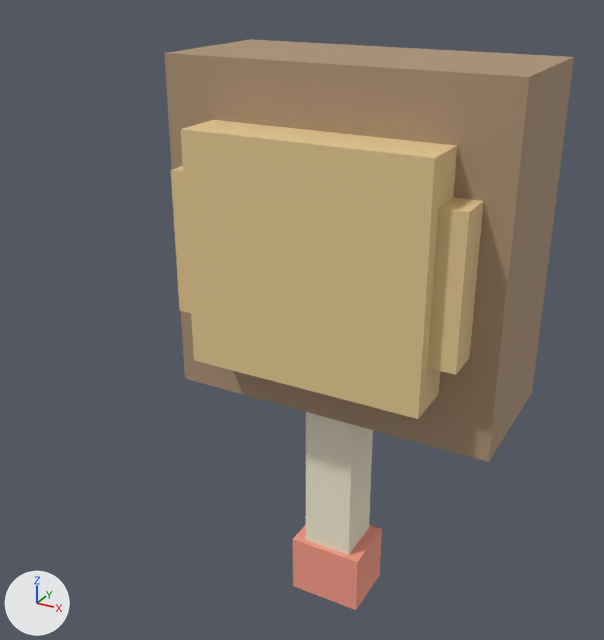
One commit to the glTF model MinecraftDungeonGodot/assets/minecraft_character_generator/turrets/arrow.glb: the scene before it, then after it.
The view is the same before and after, from a 50 mm lens placed at (1.31, -2.54, 0.55), pointed at (-0.27, 0.33, -0.89). Arrows for +X, +Y and +Z are at lower left; the lights stay in place. The picture after the commit comes second. Both versions are drawn at frame 3 of the action 'Fire'; the numbers are the values there. Vertices at exactly the same position are counted once.

The scene before the commit, as lines of its bpy script (objects in view):
```python
ob_barrel = bpy.data.objects.new('barrel', me_cube_004)
ob_barrel.parent = ob_recoiljoint
ob_barrel.location = (0.0, 0.0, -0.98)
ob_base = bpy.data.objects.new('base', me_cube)
ob_base.parent = ob_turretroot
ob_base.location = (0.0, 0.42, 0.0)
ob_base_trim = bpy.data.objects.new('base_trim', me_cube_001)
ob_base_trim.parent = ob_turretroot
ob_base_trim.location = (0.0, 0.88, 0.0)
ob_fin_l = bpy.data.objects.new('fin_l', me_cube_007)
ob_fin_l.parent = ob_yawjoint
ob_fin_l.location = (-0.68, 0.0, 0.0)
ob_fin_r = bpy.data.objects.new('fin_r', me_cube_008)
ob_fin_r.parent = ob_yawjoint
ob_fin_r.location = (0.68, 0.0, 0.0)
ob_head = bpy.data.objects.new('head', me_cube_002)
ob_head.parent = ob_yawjoint
ob_head.location = (0.0, 0.0, 0.0)
ob_muzzle = bpy.data.objects.new('muzzle', me_cube_005)
ob_muzzle.parent = ob_recoiljoint
ob_muzzle.location = (0.0, 0.0, -1.98)
ob_recoiljoint = bpy.data.objects.new('RecoilJoint', None)
ob_recoiljoint.parent = ob_pitchjoint
ob_recoiljoint.location = (0.0, 0.224, 0.0)
```
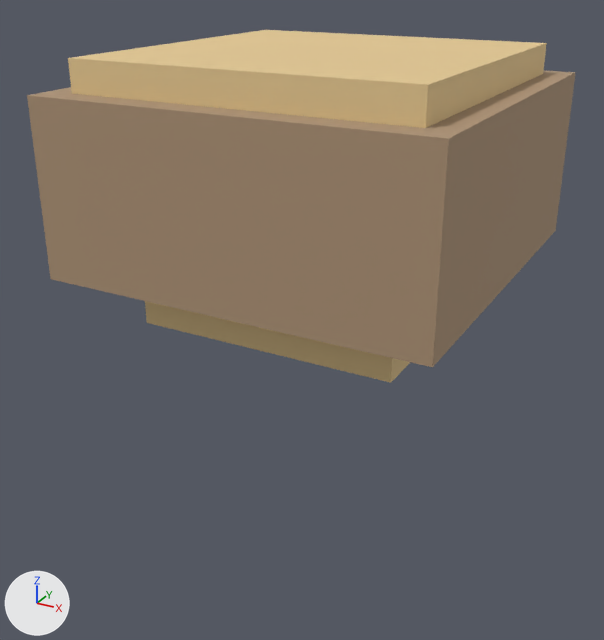
ob_recoiljoint is not drawn itself; it is the parent of ob_barrel, ob_muzzle.

The change, as a diff of the scene's bpy script:
```diff
--- a/MinecraftDungeonGodot/assets/minecraft_character_generator/turrets/arrow.glb.py
+++ b/MinecraftDungeonGodot/assets/minecraft_character_generator/turrets/arrow.glb.py
@@ me_cube @@
 # used by ob_base; parent = ob_turretroot; location = (0.0, 0.42, 0.0)
-me_cube.from_pydata(...)  # 8 vertices, 12 faces; spans x -0.9..0.9, y -0.4..0.4, z -0.9..0.9
+me_cube.from_pydata(...)  # 8 vertices, 12 faces; spans x -0.9..0.9, y -0.9..0.9, z -0.4..0.4
+# me_cube part 1: the whole mesh is scaled about its middle by (1, 2.25, 0.444)
 me_cube.materials.append(mat_mat__6b4a2e)
@@ me_cube_001 @@
 # used by ob_base_trim; parent = ob_turretroot; location = (0.0, 0.88, 0.0)
-me_cube_001.from_pydata(...)  # 8 vertices, 12 faces; spans x -0.77..0.77, y -0.08..0.08, z -0.77..0.77
+me_cube_001.from_pydata(...)  # 8 vertices, 12 faces; spans x -0.77..0.77, y -0.77..0.77, z -0.08..0.08
+# me_cube_001 part 2: the whole mesh is scaled about its middle by (1, 9.69, 0.103)
 me_cube_001.materials.append(mat_mat__c9964a)
@@ me_cube_008 @@
 # used by ob_fin_r; parent = ob_yawjoint; location = (0.68, 0.0, 0.0)
-me_cube_008.from_pydata(...)  # 8 vertices, 12 faces; spans x -0.08..0.08, y -0.17..0.17, z -0.375..0.375
+me_cube_008.from_pydata(...)  # 8 vertices, 12 faces; spans x -0.08..0.08, y -0.375..0.375, z -0.17..0.17
+# me_cube_008 part 3: the whole mesh is scaled about its middle by (1, 2.21, 0.453)
 me_cube_008.materials.append(mat_mat__c9964a)
@@ me_cube_002 @@
 # used by ob_head; parent = ob_yawjoint; location = (0.0, 0.0, 0.0)
-me_cube_002.from_pydata(...)  # 8 vertices, 12 faces; spans x -0.625..0.625, y -0.25..0.25, z -0.6..0.6
+me_cube_002.from_pydata(...)  # 8 vertices, 12 faces; spans x -0.625..0.625, y -0.6..0.6, z -0.25..0.25
+# me_cube_002 part 4: the whole mesh is scaled about its middle by (1, 2.4, 0.417)
 me_cube_002.materials.append(mat_mat__c9964a)
@@ me_cube_004 @@
 # used by ob_barrel; parent = ob_recoiljoint; location = (0.0, 0.0, -0.98)
-me_cube_004.from_pydata(...)  # 8 vertices, 12 faces; spans x -0.14..0.14, y -0.14..0.14, z -0.95..0.95
+me_cube_004.from_pydata(...)  # 8 vertices, 12 faces; spans x -0.14..0.14, y -0.95..0.95, z -0.14..0.14
+# me_cube_004 part 5: the whole mesh is scaled about its middle by (1, 6.79, 0.147)
 me_cube_004.materials.append(mat_mat__e8d7a6)
@@ ob_base @@
 ob_base.parent = ob_turretroot
-ob_base.location = (0.0, 0.42, 0.0)
+ob_base.location = (0.0, 0.0, 0.42)
@@ ob_base_trim @@
 ob_base_trim.parent = ob_turretroot
-ob_base_trim.location = (0.0, 0.88, 0.0)
+ob_base_trim.location = (0.0, 0.0, 0.88)
@@ ob_recoiljoint @@
 ob_recoiljoint.parent = ob_pitchjoint
-ob_recoiljoint.location = (0.0, 0.224, 0.0)
+ob_recoiljoint.location = (0.0, 0.0, 0.224)
@@ ob_barrel @@
 ob_barrel.parent = ob_recoiljoint
-ob_barrel.location = (0.0, 0.0, -0.98)
+ob_barrel.location = (0.0, 0.98, 0.0)
@@ ob_muzzle @@
 ob_muzzle.parent = ob_recoiljoint
-ob_muzzle.location = (0.0, 0.0, -1.98)
+ob_muzzle.location = (0.0, 1.98, 0.0)
```

Boxes (x1, y1, x2, y2) around the edits, measured in the pictures (604 x 640 px):
'base', moved, rescaled (34% wider, 30% shorter): before (164, 39, 574, 462); after (27, 70, 576, 367)
'head', rescaled: before (181, 120, 457, 419); after (145, 301, 410, 383)
'base_trim', moved, rescaled (not visible before): after (68, 30, 547, 128)
'barrel', moved, rescaled (not visible afterwards): before (306, 412, 373, 555)
'fin_r', rescaled (not visible afterwards): before (427, 197, 484, 375)
'muzzle', moved (not visible afterwards): before (293, 525, 382, 610)
'fin_l', unchanged, covered by the edit: before (171, 166, 191, 313)
